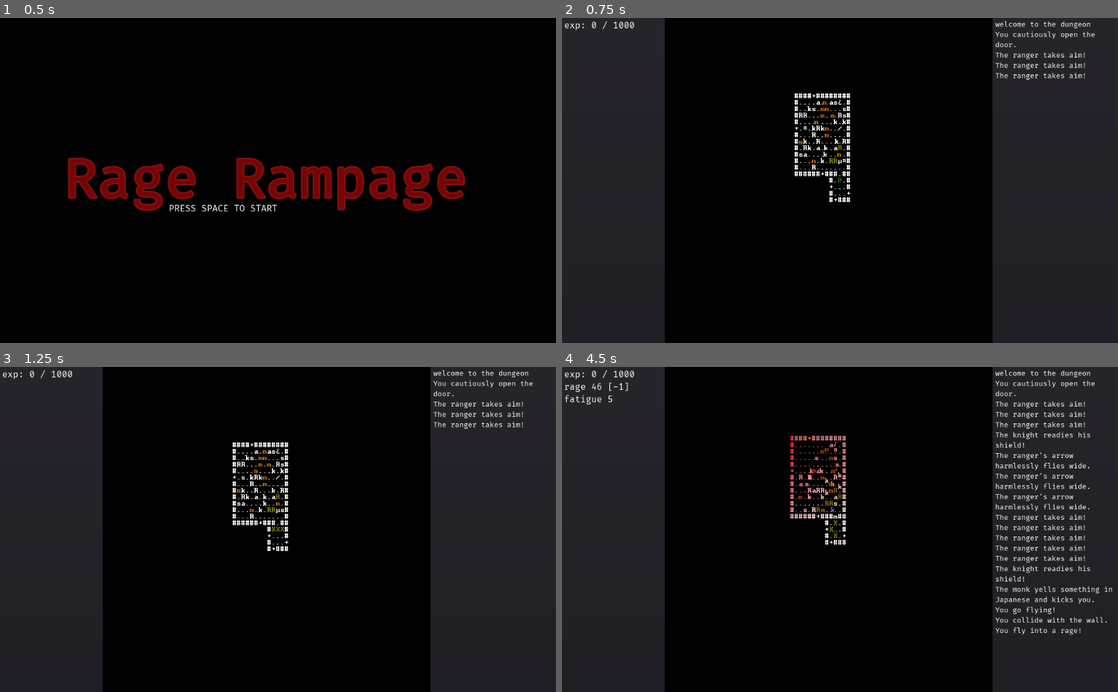
Above: before the commit, frames 1-4 (two rows, left to right).
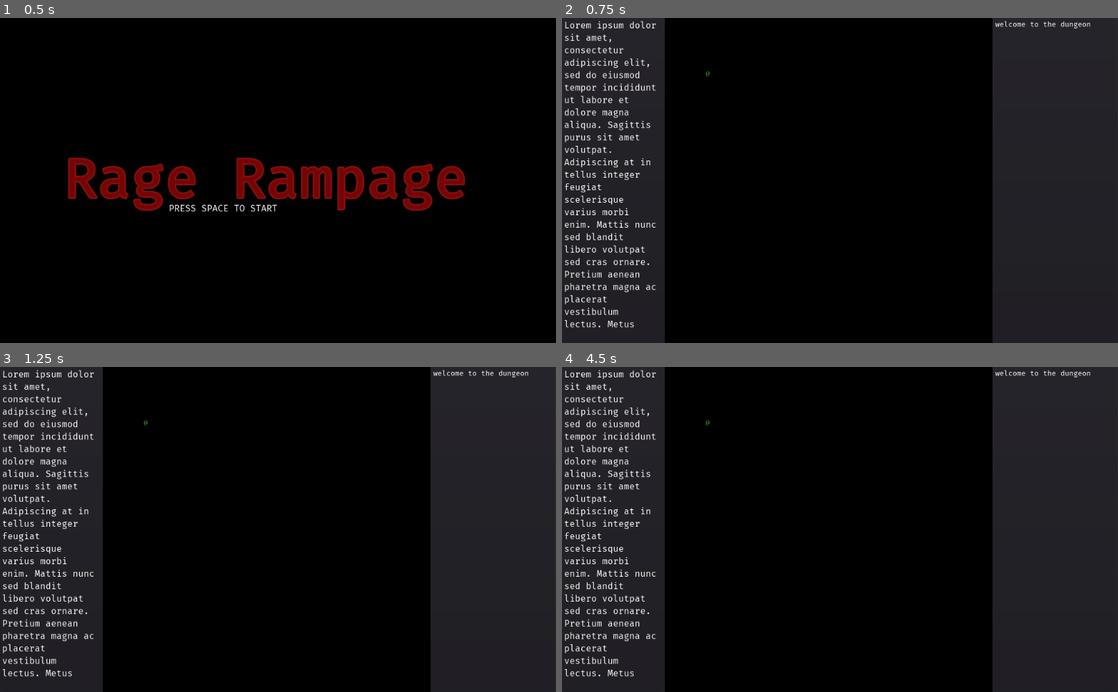
Above: after the commit, the same moments.

Repository: redxaxder/7DRL2022
Game: Godot game, scene res://scenes/root.tscn
Same seed, same stepped clock (60 frames per second), same inputs: the game is played once before the commit and once after it.
Inputs:
- Up to frame 1 (0.5 s): no input
- Up to frame 2 (0.75 s): tap Space (action) at 0.5 s; hold Up (up) from 0.53 s (still down); hold Space (action) from 0.53 s (still down)
- Up to frame 3 (1.25 s): keep holding Up (up); keep holding Space (action)
- Up to frame 4 (4.5 s): release Space (action) at 1.28 s; tap Enter (level_up) at 1.35 s; release Up (up) at 2.03 s; hold . (pass) 2.03-2.78 s; hold Left (left) 2.03-3.53 s; tap Space (action) at 2.85, 3.5 s; hold Down (down) 3.53-4.28 s; hold Enter (level_up) 3.53-4.28 s; hold Right (right) from 4.28 s (still down); tap . (pass) at 4.35 s

Frame 1 is identical in both runs. In frame 2, 4.3% of the frame differs, in the area x 0-96%, y 0-96%; in frame 3, 4.4%; in frame 4, 6.6%, in the area x 0-99%, y 0-96%.
Error after the commit: Parse Error: The identifier "Map" isn't a valid type (not a script or class), or couldn't be found on base "self". (res://scenes/terrain.gd:64)

Commit message:
map size progression

Diff:
--- a/scenes/director.gd
+++ b/scenes/director.gd
@@ -58,13 +58,30 @@
 	wander_dijkstra = wd
 	randomize()
 
+const area_targets = [2000,3000,4000,6000,10000,18000]
+func decide_map(lvl: int) -> int:
+	var base_area = 0
+	for i in lvl:
+		if i < area_targets.size():
+			base_area += area_targets[i]
+	var target_area = base_area - area_seen
+	var small_area = target_area / 2.0
+	var big_area = target_area * 1.5
+	var selector: int = int(randf() * (big_area - small_area) + small_area)
+	selector = int(0.66 * (selector - 1000))
+	if true: # TODO: remove this when adding rest of maps
+		selector = selector - (selector % 100)
+	return selector
 
 func load_next_map():
 	populated_rooms = {}
 	exits = []
-	terrain.load_map(20000)
+	var map_id = decide_map(level)
+	terrain.load_map(map_id)
 	pc_dijkstra.refresh()
 	area_seen += terrain.width * terrain.height
+	print("map id: {0} \n area: {1}".format([map_id, terrain.width * terrain.height]))
+	print(area_seen)
 	var starting_room: Vector3 = Vector3(10000,10000,100000)
 	for room in terrain.map.rooms:
 		if room.z > 1:
--- a/scenes/terrain.gd
+++ b/scenes/terrain.gd
@@ -61,9 +61,9 @@
 	var ix = (randi() % 263 + 1) * 100
 	load_map(ix)
 
-func load_map_resource(ix):
+func load_map_resource(ix) -> Map:
 	var path = "res://resources/maps/map{0}.tres".format([ix])
-	return load(path)
+	return load(path) as Map
 
 func spawn_door(x: int, y: int):
 	#terrain marks door spawn locations with '.' and they get filled later
